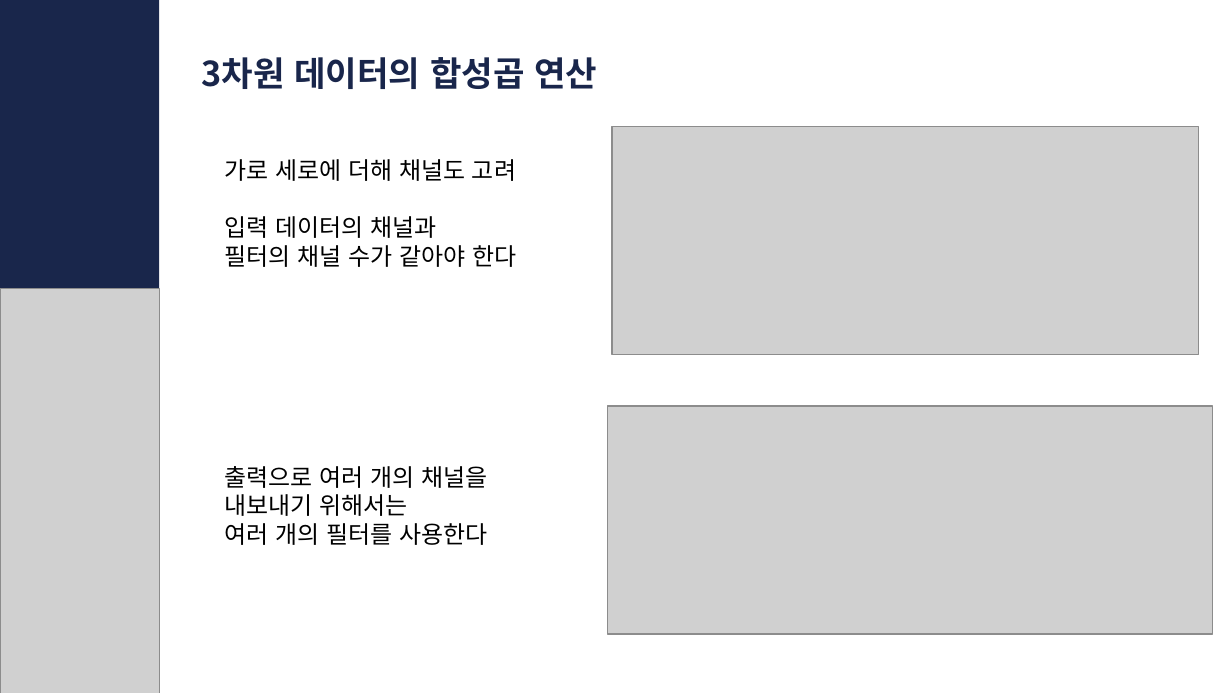
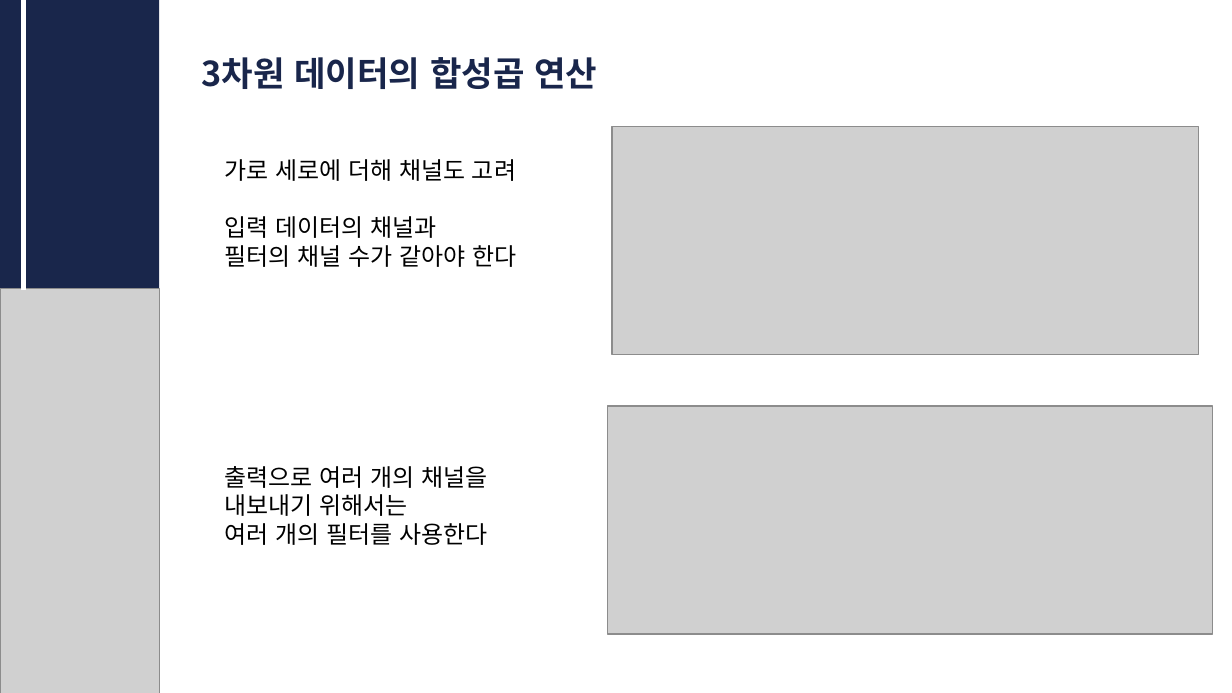
Before and after one commit to CUAI-CAU/2025-1_Study_DLS_Team2, a slide deck: slide 10 of DLS 2팀 발표자료_5월20일.pptx. Drawn at 1232x693 pixels with LibreOffice and Linux fonts; fonts in the diff are those of the drawing; grey boxes stand for pictures. Boxes give left, top, right and bottom in pixels: in the first picture for what was removed or moved away, otherwise in the second. Text is boxed around its words. In the diff, an @@ line names an element or a change of style, - is before the commit and + after.

```diff
--- a/DLS 2팀 발표자료_5월20일.pptx
+++ b/DLS 2팀 발표자료_5월20일.pptx
@@ line added from (23, 0) to (23, 290), #FFFFFF 3 pt @@
```
Also in this commit, not shown: 4 other slides changed.
